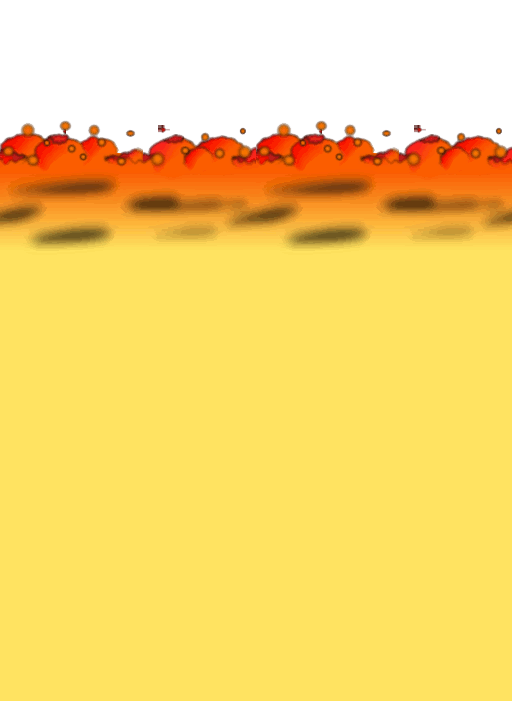
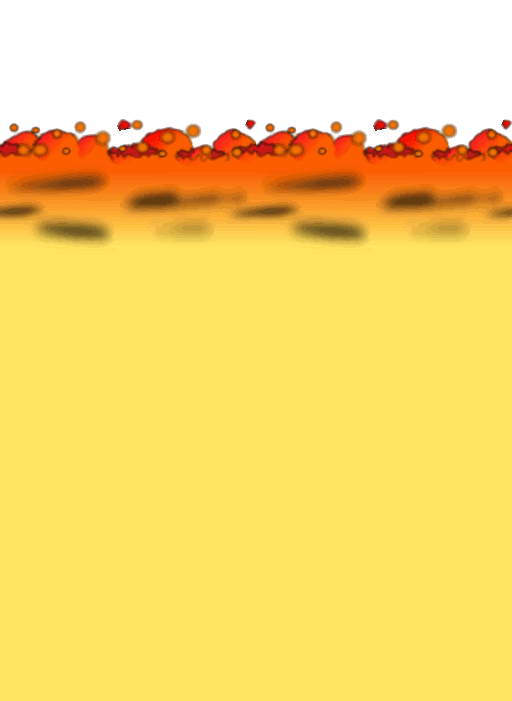
Before/after of a 512 × 701 layered artwork. What changed in the layer stack:
showed "Layer 8" over [left=0, top=118, right=512, bottom=256]
hid "Layer 1" over [left=0, top=120, right=512, bottom=256]
